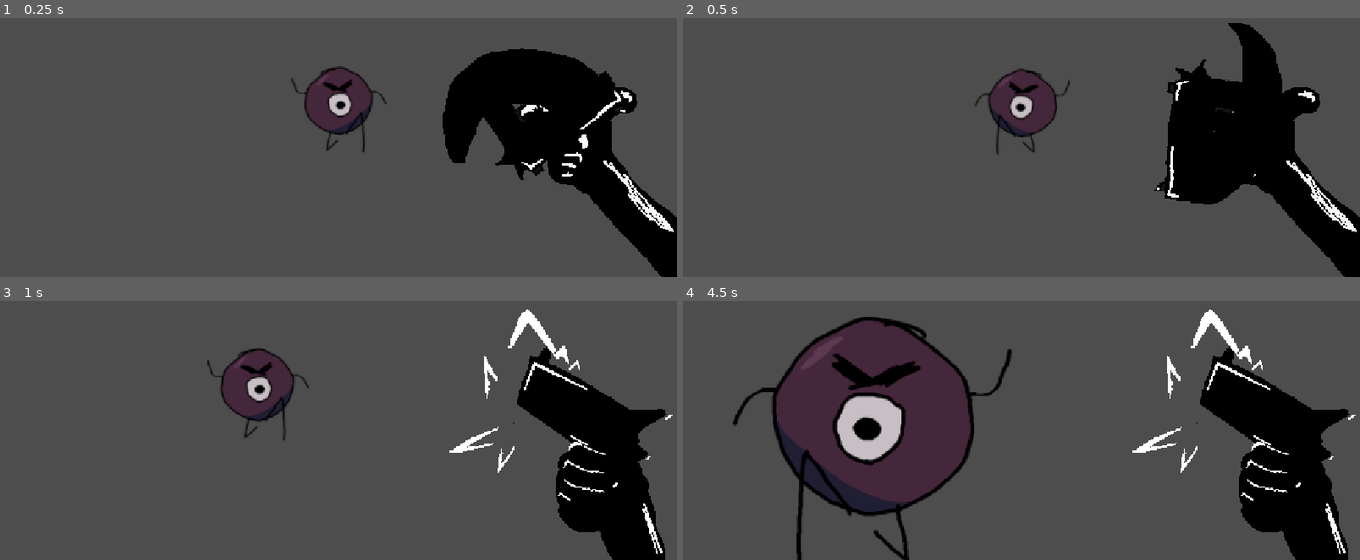
Above: before the commit, frames 1-4 (two rows, left to right).
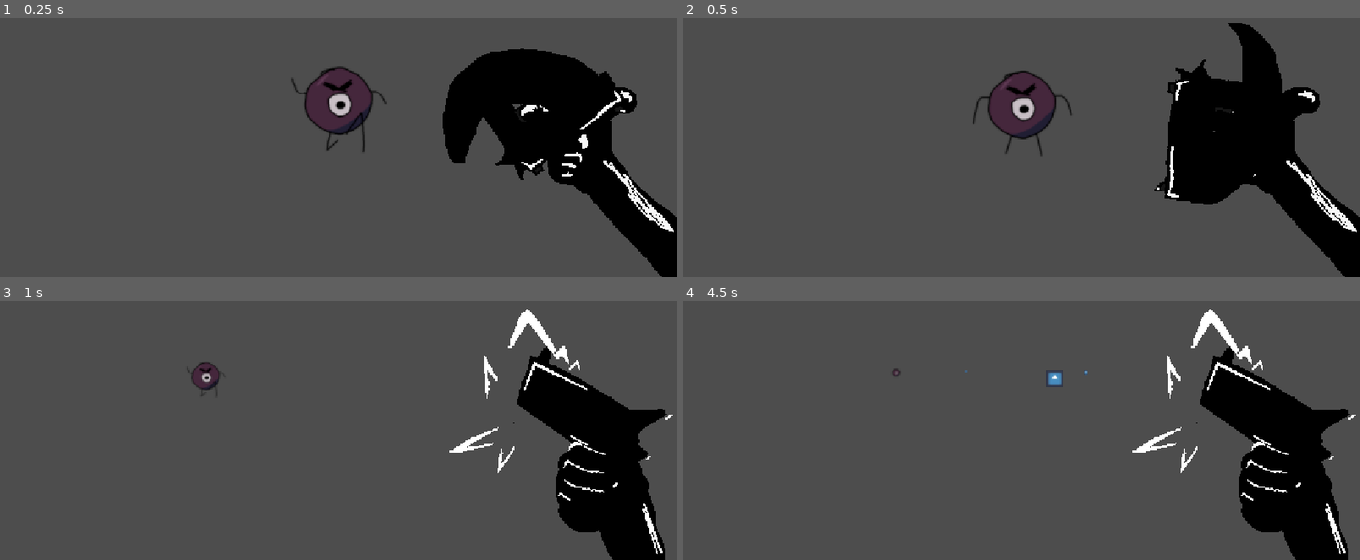
Above: after the commit, the same moments.

Repository: Onthemoonjk/Baznooker
Game: Godot game, scene res://test_scene.tscn
The game is run twice, just before and just after one commit, with the same random seed, the same clock (stepped at 60 frames per second) and the same inputs. The engine's default icon, where the game draws it, is replaced by a stand-in: a white triangle on a blue panel in a dark square.
Inputs (mouse positions are in pixels of both pictures, inside the frame that each line leads up to):
- Up to frame 1 (0.25 s): no input
- Up to frame 2 (0.5 s): no input
- Up to frame 3 (1 s): move the mouse to (487, 350) at 0.52 s; click (487, 350) at 0.6 s
- Up to frame 4 (4.5 s): move the mouse to (886, 389) at 1.27 s; hold S (debugback) 1.28-2.03 s; right-click (886, 389) at 1.35 s; click (886, 389) at 1.55 s; move the mouse to (outside the picture) at 2.02 s; click (outside the picture) at 2.1 s; move the mouse to (987, 446) at 2.77 s; click (987, 446) at 2.85 s; move the mouse to (1224, 427) at 3.52 s; hold S (debugback) from 3.53 s (still down); right-click (1224, 427) at 3.6 s; click (1224, 427) at 3.8 s; move the mouse to (818, 313) at 4.27 s; click (818, 313) at 4.35 s

Frame 1 is identical in both runs. In frame 2, 1.0% of the frame differs, in the area x 42-58%, y 19-54%; in frame 3, 2.7%; in frame 4, 18%, in the area x 7-60%, y 6-100%.

Commit message:
Add files via upload

Diff:
--- a/baznooker/badguy.gd
+++ b/baznooker/badguy.gd
@@ -13,6 +13,9 @@
 func _process(delta: float) -> void:
 	direction = finddir()
 
+func _physics_process(delta: float) -> void:
+	angular_velocity=Vector3.ZERO
 
 func _on_solbadguy_animation_finished() -> void:
+
 	pass # Replace with function body.
--- a/baznooker/badguy.tscn
+++ b/baznooker/badguy.tscn
@@ -57,6 +57,6 @@
 billboard = 1
 sprite_frames = SubResource("SpriteFrames_v50gi")
 animation = &"forrun"
-frame_progress = 0.633602
+frame_progress = 0.125631
 
 [connection signal="animation_finished" from="SOLBADGUY" to="." method="_on_solbadguy_animation_finished"]
--- /dev/null
+++ b/baznooker/boolet.gd
@@ -0,0 +1,38 @@
+extends RigidBody3D
+
+
+@onready var col = $"collision"
+@onready var visual = $"400kdollars"
+var setsize = 1
+var shooter
+var rotations
+var SHOOT
+var lifetime = 2
+#@onready var setsize
+
+
+# Called when the node enters the scene tree for the first time.
+func _ready() -> void:
+	var dir = -shooter.global_transform.basis.z
+	global_position = shooter.global_position+3*dir
+	col.scale *= setsize
+	visual.play("test")
+	apply_central_impulse(SHOOT*dir)
+	print("egg")
+	body_entered.connect(_on_body_entered)
+	contact_monitor = true
+	max_contacts_reported = 1
+
+
+# Called every frame. 'delta' is the elapsed time since the previous frame.
+func _process(delta: float) -> void:
+	lifetime-=delta
+	if lifetime <= 0:
+		queue_free()
+
+func _physics_process(delta: float) -> void:
+	pass
+
+func _on_body_entered(body: RigidBody3D):
+	queue_free()
+	print("HIT")
--- /dev/null
+++ b/baznooker/boolet.tscn
@@ -0,0 +1,29 @@
+[gd_scene load_steps=5 format=3 uid="uid://d4h8duxhd42sp"]
+
+[ext_resource type="Script" uid="uid://c8edrfa14cywj" path="res://boolet.gd" id="1_own68"]
+[ext_resource type="Texture2D" uid="uid://d257ffddlidy4" path="res://icon.svg" id="2_rtgb6"]
+
+[sub_resource type="SphereShape3D" id="SphereShape3D_kdg06"]
+radius = 1.0
+
+[sub_resource type="SpriteFrames" id="SpriteFrames_0mtl6"]
+animations = [{
+"frames": [{
+"duration": 1.0,
+"texture": ExtResource("2_rtgb6")
+}],
+"loop": true,
+"name": &"test",
+"speed": 5.0
+}]
+
+[node name="boolet" type="RigidBody3D"]
+script = ExtResource("1_own68")
+
+[node name="collision" type="CollisionShape3D" parent="."]
+shape = SubResource("SphereShape3D_kdg06")
+
+[node name="400kdollars" type="AnimatedSprite3D" parent="."]
+billboard = 1
+sprite_frames = SubResource("SpriteFrames_0mtl6")
+animation = &"test"
--- a/baznooker/bouce_script.gd
+++ b/baznooker/bouce_script.gd
@@ -7,7 +7,8 @@
 #	body_entered.connect(_on_body_entered)
 
 func _process(_delta: float) -> void:
-	print(self.rotation_degrees)
+	#print(self.rotation_degrees)
+	pass
 	#var screen_size = get_viewport().get_visible_rect().size
 	#self.rotate_y(-0.00045 * (get_viewport().get_mouse_position().x - screen_size.x/2))
 	#get_viewport().warp_mouse(screen_size/2)
@@ -30,6 +31,9 @@
 		var direction = Vector3(-sin(self.rotation.y), 0, -cos(self.rotation.y))
 		apply_central_impulse(10*direction)
 
+	if Input.is_action_just_pressed("shoot"):
+		self.shoot(1,100)
+
 	#TEST CONTROLS
 	var horseyforcey=Vector3.ZERO
 	if Input.is_action_pressed("debugfor"):
@@ -43,3 +47,13 @@
 	apply_central_force(horseyforcey*10)
 	apply_force(-self.linear_velocity*1.5)
 	#END OF TEST CONTROLS
+
+func shoot(bigness,force):
+	var bullet = preload("res://boolet.tscn").instantiate()
+	bullet.rotations = self.rotation
+	bullet.setsize = bigness
+	bullet.SHOOT = force
+	bullet.shooter=self
+	print("it works")
+	#get_tree().root.get_node("projectiles").add_child(bullet)
+	get_tree().root.add_child(bullet)
--- a/baznooker/project.godot
+++ b/baznooker/project.godot
@@ -47,6 +47,11 @@
 "events": [Object(InputEventKey,"resource_local_to_scene":false,"resource_name":"","device":-1,"window_id":0,"alt_press …(192 unchanged characters)…
 ]
 }
+shoot={
+"deadzone": 0.2,
+"events": [Object(InputEventMouseButton,"resource_local_to_scene":false,"resource_name":"","device":-1,"window_id":0,"alt_pressed":false,"shift_pressed":false,"ctrl_pressed":false,"meta_pressed":false,"button_mask":1,"position":Vector2(182, 22),"global_position":Vector2(191, 70),"factor":1.0,"button_index":1,"canceled":false,"pressed":true,"double_click":false,"script":null)
+]
+}
 
 [physics]
 
--- a/baznooker/test_scene.tscn
+++ b/baznooker/test_scene.tscn
@@ -90,11 +90,7 @@
 
 [node name="Test scee" type="Node3D"]
 
-[node name="Entity" parent="." instance=ExtResource("1_sasra")]
-transform = Transform3D(1, 0, 0, 0, 1, 0, 0, 0, 1, 5, 0, 0)
-
 [node name="Character" parent="." instance=ExtResource("2_coq8p")]
-transform = Transform3D(-4.37114e-08, 0, -1, 0, 1, 0, 1, 0, -4.37114e-08, 0, 0, 0)
 
 [node name="CanvasLayer" type="CanvasLayer" parent="."]
 
@@ -108,4 +104,11 @@
 sprite_frames = SubResource("SpriteFrames_fbuy2")
 animation = &"Hold_Bingus"
 
+[node name="enermies" type="Node" parent="."]
+
+[node name="Entity" parent="enermies" instance=ExtResource("1_sasra")]
+transform = Transform3D(1, 0, 0, 0, 1, 0, 0, 0, 1, 5, 0, 0)
+
+[node name="projectiles" type="Node" parent="."]
+
 [connection signal="animation_finished" from="CanvasLayer/Gunarm/TheHandInQuestion" to="CanvasLayer/Gunarm" method="_on_the_hand_in_question_animation_finished"]
Not shown, added: baznooker/boolet.gd.uid
